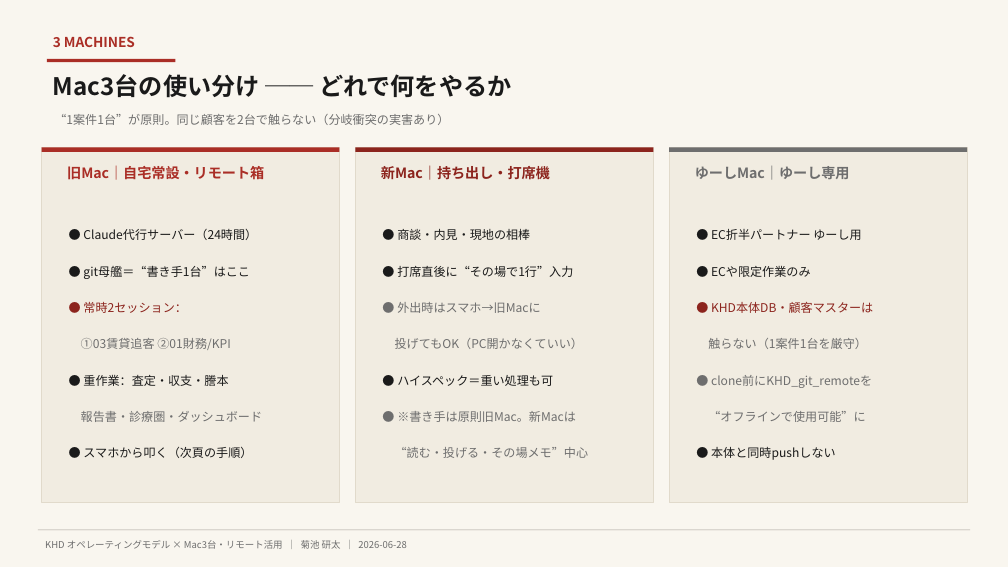
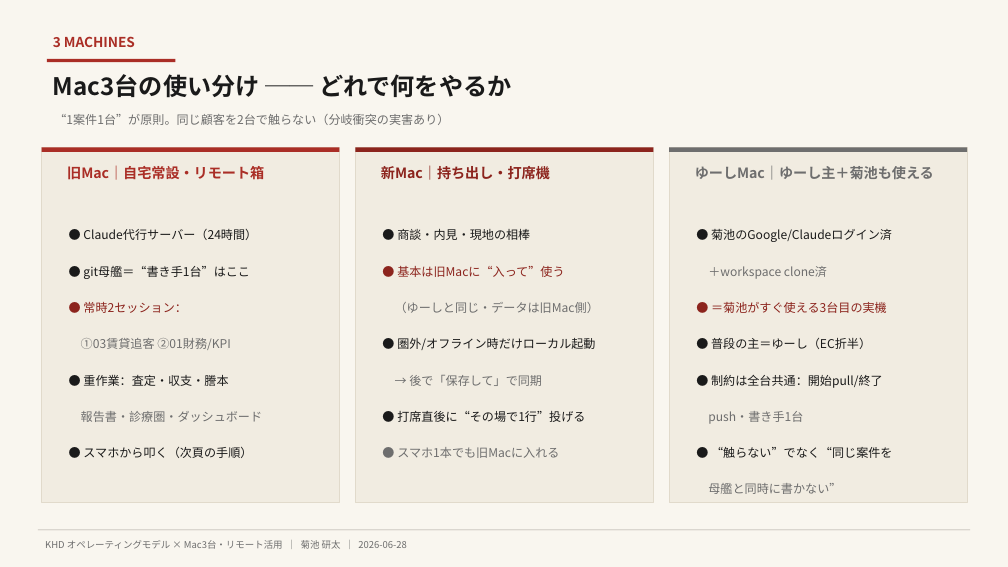
Before and after one commit to ec-seller-oss/khd_workspace, a slide deck: slide 3 of 01_オペモデル_Mac3台リモート活用_260628.pptx. Drawn at 1008x567 pixels with LibreOffice and Linux fonts; fonts in the diff are those of the drawing. Boxes give left, top, right and bottom in pixels: in the first picture for what was removed or moved away, otherwise in the second. Text is boxed around its words. In the diff, an @@ line names an element or a change of style, - is before the commit and + after.

Commit message:
auto-sync(2026-06-28 10:06) [作業フォルダ]

```diff
--- a/01_オペモデル_Mac3台リモート活用_260628.pptx
+++ b/01_オペモデル_Mac3台リモート活用_260628.pptx
@@ text at box(695, 166, 934, 180): text changed @@
-ゆーしMac｜ゆーし専用
+ゆーしMac｜ゆーし主＋菊池も使える
@@ text at box(711, 229, 892, 242): text changed @@
-● EC折半パートナー ゆーし用
+● 菊池のGoogle/Claudeログイン済
@@ text at box(397, 266, 564, 277): text changed; text colour #1A1A1A to #8C241D @@
-● 打席直後に“その場で1行”入力
+● 基本は旧Macに“入って”使う
@@ text at box(708, 266, 827, 279): text changed; text colour #1A1A1A to #6E6E6E @@
-● ECや限定作業のみ
+＋workspace clone済
@@ text at box(395, 302, 599, 313): text changed @@
-● 外出時はスマホ→旧Macに
+（ゆーしと同じ・データは旧Mac側）
@@ text at box(711, 302, 887, 313): text changed @@
-● KHD本体DB・顧客マスターは
+● ＝菊池がすぐ使える3台目の実機
@@ text at box(397, 338, 595, 350): text changed; text colour #6E6E6E to #1A1A1A @@
-投げてもOK（PC開かなくていい）
+● 圏外/オフライン時だけローカル起動
@@ text at box(711, 338, 871, 349): text changed; text colour #6E6E6E to #1A1A1A @@
-触らない（1案件1台を厳守）
+● 普段の主＝ゆーし（EC折半）
@@ text at box(409, 375, 542, 386): text changed; text colour #1A1A1A to #6E6E6E @@
-● ハイスペック＝重い処理も可
+→ 後で「保存して」で同期
@@ text at box(711, 375, 883, 388): text changed; text colour #6E6E6E to #1A1A1A @@
-● clone前にKHD_git_remoteを
+● 制約は全台共通：開始pull/終了
@@ text at box(397, 411, 585, 422): text changed; text colour #6E6E6E to #1A1A1A @@
-● ※書き手は原則旧Mac。新Macは
+● 打席直後に“その場で1行”投げる
@@ text at box(708, 411, 803, 424): text changed @@
-“オフラインで使用可能”に
+push・書き手1台
@@ text at box(397, 447, 559, 458): text changed @@
-“読む・投げる・その場メモ”中心
+● スマホ1本でも旧Macに入れる
@@ text at box(711, 447, 892, 458): text changed @@
-● 本体と同時pushしない
+● “触らない”でなく“同じ案件を
@@ text added at box(708, 483, 841, 494), 11.5 pt, text #6E6E6E @@
+母艦と同時に書かない”
```
Also in this commit, not shown: 2 other slides changed, 1 slide added, 9 other files.
